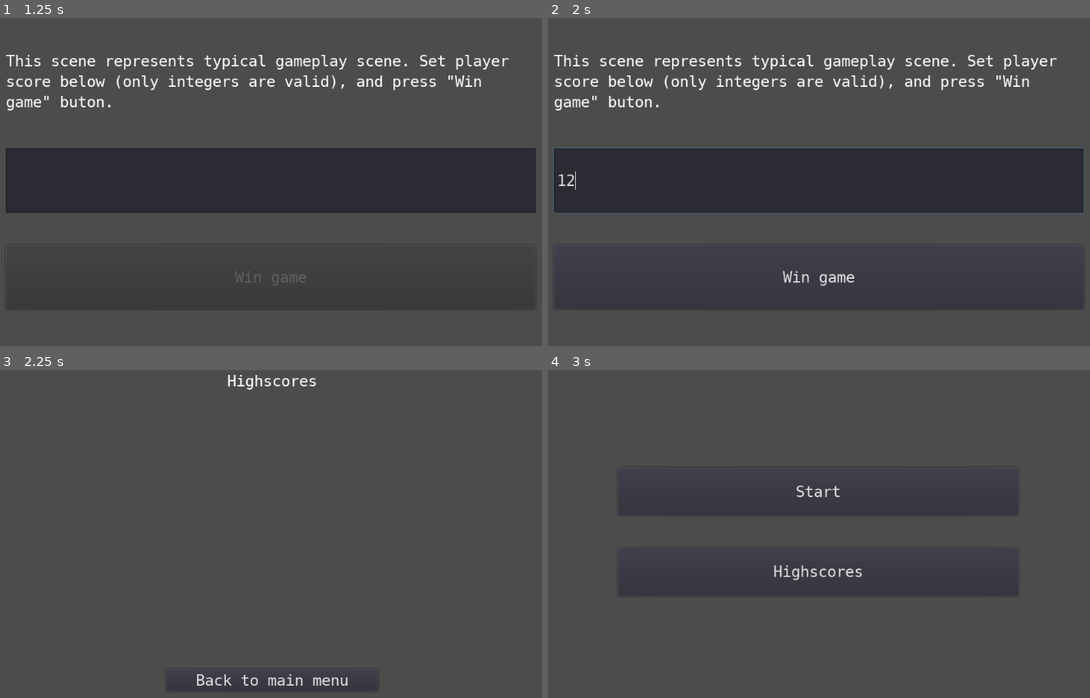
Above: before the commit, frames 1-4 (two rows, left to right).
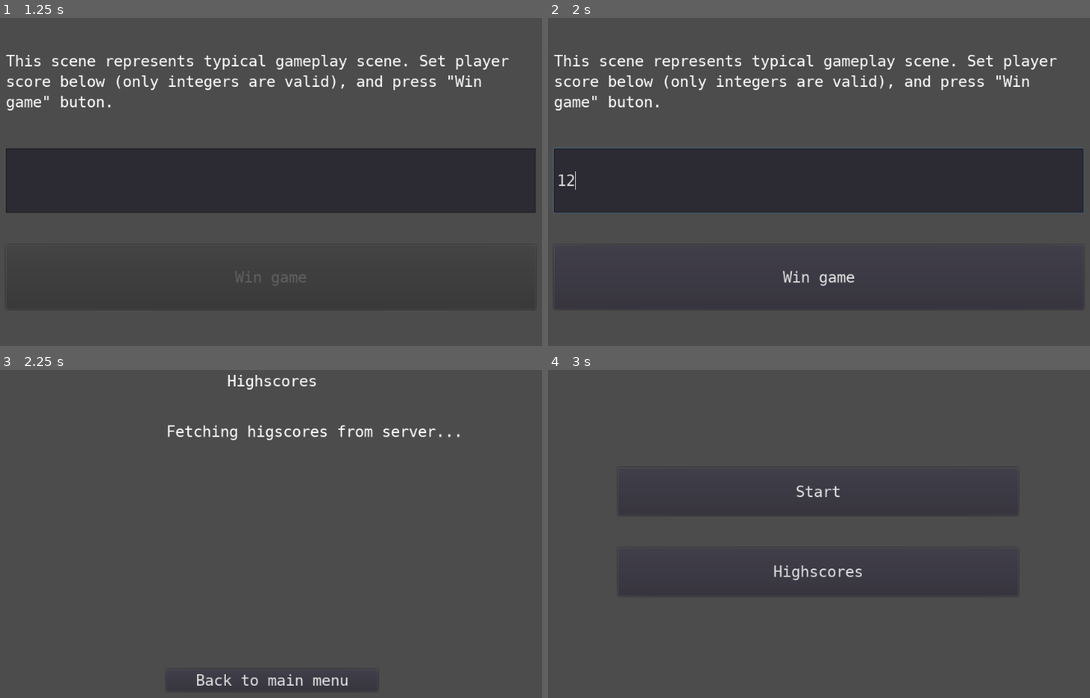
Above: after the commit, the same moments.

Repository: M4R774/highscores-client-godot-example
Game: Godot game, scene res://Scenes/main_menu.tscn
Same seed, same stepped clock (60 frames per second), same inputs: the game is played once before the commit and once after it.
Inputs (mouse positions are in pixels of both pictures, inside the frame that each line leads up to):
- Up to frame 1 (1.25 s): click "Start" at 0.5 s
- Up to frame 2 (2 s): click (819, 182) at 1.27 s; type "12" at 1.35 s
- Up to frame 3 (2.25 s): click "Win game" at 2 s
- Up to frame 4 (3 s): click "Back to main menu" at 2.75 s

Frames 1-2 are identical in both runs. In frame 3, 0.7% of the frame differs, in the area x 30-85%, y 16-22%; in frame 4, nothing differs.
Error after the commit: Invalid get index 'domain' (on base: 'Nil'). (res://Scripts/HIGHSCORE_SINGLETON.gd:24)

Commit message:
Remove domain from source gode

Diff:
--- a/Scenes/highscores.tscn
+++ b/Scenes/highscores.tscn
@@ -1,10 +1,10 @@
 [gd_scene load_steps=6 format=2]
 
 [ext_resource path="res://Scripts/to_main_menu.gd" type="Script" id=1]
-[ext_resource path="res://submit_highscore.gd" type="Script" id=2]
+[ext_resource path="res://Scripts/submit_highscore.gd" type="Script" id=2]
 [ext_resource path="res://Scripts/highscore_manager.gd" type="Script" id=3]
 [ext_resource path="res://theme.tres" type="Theme" id=4]
-[ext_resource path="res://Scenes/name_field.gd" type="Script" id=5]
+[ext_resource path="res://Scripts/name_field.gd" type="Script" id=5]
 
 [node name="Highscores" type="Control"]
 anchor_right = 1.0
--- a/Scenes/main_menu.tscn
+++ b/Scenes/main_menu.tscn
@@ -1,6 +1,6 @@
 [gd_scene load_steps=4 format=2]
 
-[ext_resource path="res://to_gameplay.gd" type="Script" id=1]
+[ext_resource path="res://Scripts/to_gameplay.gd" type="Script" id=1]
 [ext_resource path="res://Scripts/to_highscores.gd" type="Script" id=2]
 [ext_resource path="res://theme.tres" type="Theme" id=3]
 
--- a/Scripts/HIGHSCORE_SINGLETON.gd
+++ b/Scripts/HIGHSCORE_SINGLETON.gd
@@ -3,11 +3,22 @@
 var PLAYER_NAME = null
 var SCORE = null
 
-var GAME_NAME : String = "demo-vaan"
-# TODO: Find a way to store this value externally
-var BACK_END_URL : String = "http://localhost:8080/highscores/" # REMEMBER TO ADD "http://"
+var GAME_NAME : String = ""
+var BACKEND_DOMAIN : String = ""  # "example.com"
+
 
 func _ready():
+	GAME_NAME = ProjectSettings.get_setting('application/config/name')
+	BACKEND_DOMAIN = get_domain_from_config_file()
 	assert(GAME_NAME != "")
-	assert(BACK_END_URL != "")
-	# TODO: Check if url is valid (need to contain http for example)
+	assert(BACKEND_DOMAIN != "")
+
+
+func get_domain_from_config_file():
+	var file = File.new()
+	if not file.file_exists("res://config.json"):
+		print("No config.json file found...")
+	file.open("res://config.json", File.READ)
+	var content_as_text = file.get_as_text()
+	var content_as_dictionary = parse_json(content_as_text)
+	return content_as_dictionary["domain"]
--- a/Scripts/highscore_manager.gd
+++ b/Scripts/highscore_manager.gd
@@ -1,9 +1,10 @@
 extends RichTextLabel
 
 var http_client = HTTPClient.new()
-
+var back_end_url = ""
 
 func _ready():
+	back_end_url = "https://" + HIGHSCORE_SINGLETON.BACKEND_DOMAIN + "/highscores/" + HIGHSCORE_SINGLETON.GAME_NAME
 	$"../../../../Playername_prompt".visible = false
 	update_highscores_table()
 	check_if_players_score_is_high_enough()
@@ -13,12 +14,11 @@
 	var request = HTTPRequest.new()
 	add_child(request)
 	request.connect("request_completed", self, "_on_get_highscores_request_completed")
-	request.request(HIGHSCORE_SINGLETON.BACK_END_URL + HIGHSCORE_SINGLETON.GAME_NAME)
+	request.request(back_end_url)
 	#request.queue_free()
 
 
 func _on_get_highscores_request_completed(_result, _response_code, _headers, body):
-	print("Got response")
 	var response_body = body.get_string_from_utf8()
 	$".".text = response_body
 
@@ -29,8 +29,7 @@
 	var request = HTTPRequest.new()
 	add_child(request)
 	request.connect("request_completed", self, "_on_check_if_high_enough_request_completed")
-	request.request(HIGHSCORE_SINGLETON.BACK_END_URL + HIGHSCORE_SINGLETON.GAME_NAME +
-			"?score=" + str(HIGHSCORE_SINGLETON.SCORE))
+	request.request(back_end_url + "?score=" + str(HIGHSCORE_SINGLETON.SCORE))
 	#request.queue_free()
 
 
@@ -43,7 +42,6 @@
 
 
 func post_highscores_online():
-	var url = HIGHSCORE_SINGLETON.BACK_END_URL + HIGHSCORE_SINGLETON.GAME_NAME
 	var payload_dict = {"name":HIGHSCORE_SINGLETON.PLAYER_NAME, "score":HIGHSCORE_SINGLETON.SCORE}
 	var payload_string = http_client.query_string_from_dict(payload_dict)
 	var headers = ["Content-Type: application/x-www-form-urlencoded",
@@ -51,10 +49,10 @@
 	var request = HTTPRequest.new()
 	add_child(request)
 	request.connect("request_completed", self, "_on_post_highscores_request_completed")
-	request.request(url, headers, false, HTTPClient.METHOD_POST, payload_string)
+	request.request(back_end_url, headers, false, HTTPClient.METHOD_POST, payload_string)
 	HIGHSCORE_SINGLETON.SCORE = null
 	#request.queue_free()
 
 
-func _on_post_highscores_request_completed(_result, _response_code, _headers, body):
+func _on_post_highscores_request_completed(_result, _response_code, _headers, _body):
 	update_highscores_table()
--- a/Scenes/name_field.gd
+++ b/Scripts/name_field.gd
@@ -2,6 +2,7 @@
 
 
 func _ready():
+	max_length = 20
 	if HIGHSCORE_SINGLETON.PLAYER_NAME != null:
 		$".".text = HIGHSCORE_SINGLETON.PLAYER_NAME
 	var _result = self.connect("text_changed", self, "text_changed")
--- a/Scripts/score_validator.gd
+++ b/Scripts/score_validator.gd
@@ -2,6 +2,8 @@
 
 func _ready():
 	var _result = self.connect("text_changed", self, "text_changed")
+	var _result2 = self.connect("text_entered", $"../Submit", "to_highscores")
+
 
 func text_changed(new_text):
 	if new_text.is_valid_integer():
--- a/Scripts/to_highscores.gd
+++ b/Scripts/to_highscores.gd
@@ -2,4 +2,8 @@
 
 
 func _pressed():
+	to_highscores()
+
+
+func to_highscores():
 	var _result = get_tree().change_scene("res://Scenes/highscores.tscn")
--- /dev/null
+++ b/example.config.json
@@ -0,0 +1,3 @@
+{
+    "domain": "example.com"
+}
Renamed: submit_highscore.gd -> Scripts/submit_highscore.gd
Renamed: to_gameplay.gd -> Scripts/to_gameplay.gd
Not shown, changed: .gitignore
Not shown, changed: README.md
